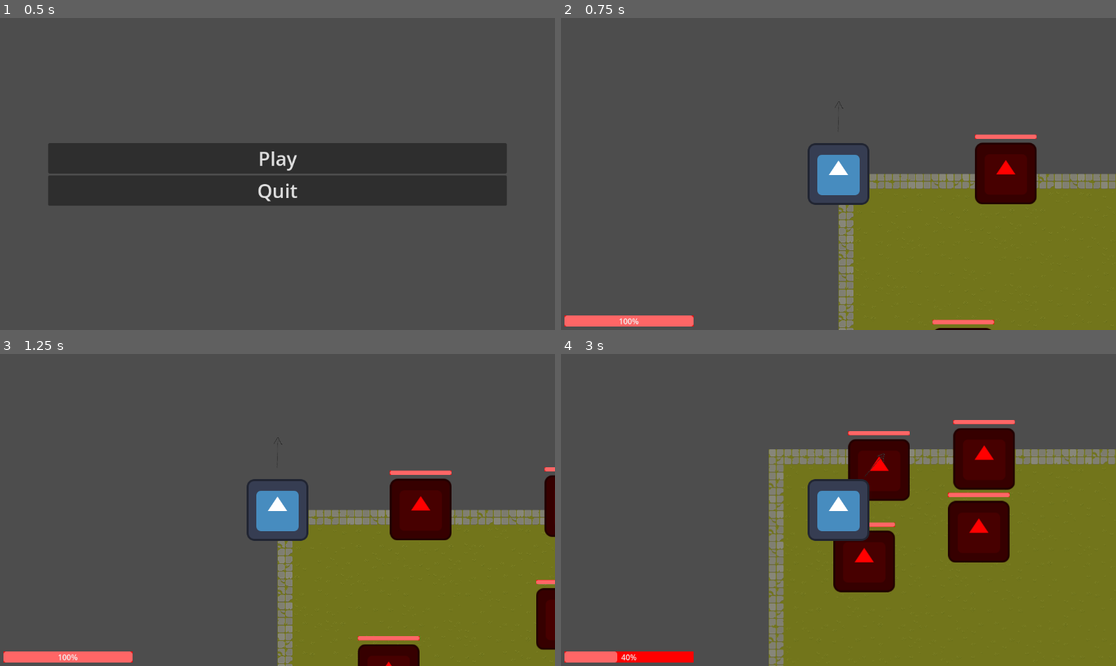
Above: before the commit, frames 1-4 (two rows, left to right).
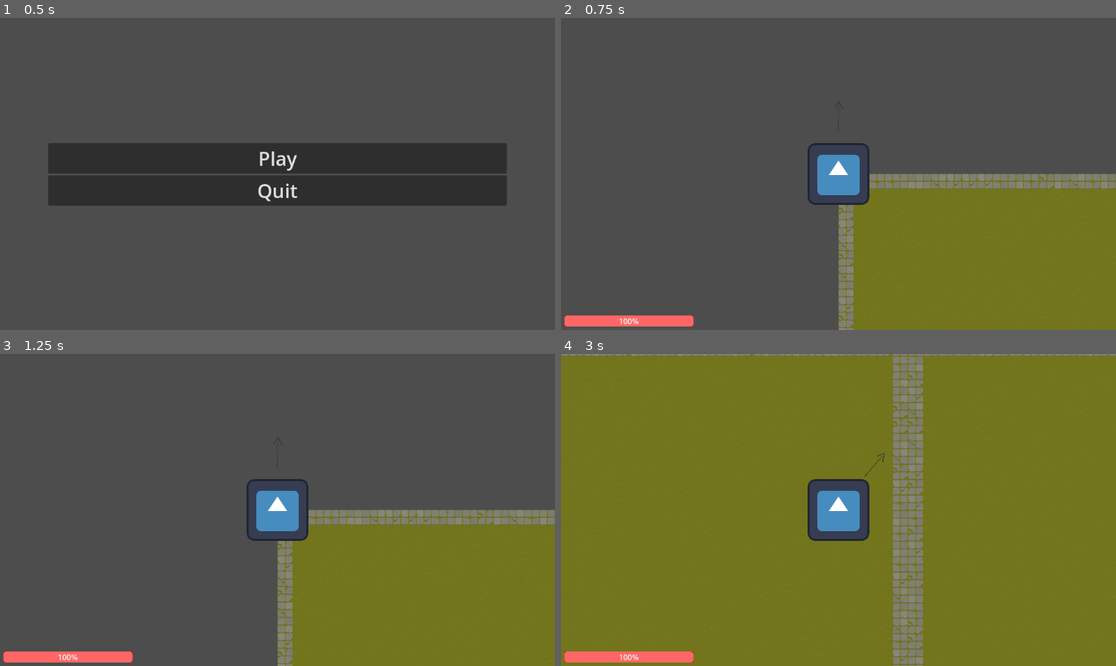
Above: after the commit, the same moments.

Repository: TryHardPotat/FYP_2
Game: Godot game, scene res://start_menu.tscn
Same seed, same stepped clock (60 frames per second), same inputs: the game is played once before the commit and once after it. The engine's default icon, where the game draws it, is replaced by a stand-in: a white triangle on a blue panel in a dark square.
Inputs (mouse positions are in pixels of both pictures, inside the frame that each line leads up to):
- Up to frame 1 (0.5 s): no input
- Up to frame 2 (0.75 s): click "Play" at 0.5 s
- Up to frame 3 (1.25 s): no input
- Up to frame 4 (3 s): move the mouse to (960, 494) at 1.27 s; hold D (move_right) 1.28-2.03 s; tap Shift (dash) at 1.35, 2.85 s; move the mouse to (727, 525) at 2.02 s; hold S (move_down) 2.03-2.78 s; tap Space (primary_attack) at 2.1 s; move the mouse to (894, 441) at 2.77 s; hold D (move_right) from 2.78 s (still down)

Frame 1 is identical in both runs. In frame 2, 2.6% of the frame differs, in the area x 66-86%, y 37-100%; in frame 3, 4.4%; in frame 4, 69%, in the area x 0-100%, y 0-100%.

Commit message:
Non-functioning spawn scene

Diff:
--- a/active_scene.tscn
+++ b/active_scene.tscn
@@ -1,29 +1,13 @@
 [gd_scene load_steps=5 format=3 uid="uid://dp2xvh7q3nltd"]
 
+[ext_resource type="PackedScene" uid="uid://bwljgivopd1yw" path="res://spawner.tscn" id="1_befqd"]
 [ext_resource type="PackedScene" uid="uid://byjobqop50cew" path="res://scenes/entities/warrior.tscn" id="1_hciqs"]
-[ext_resource type="PackedScene" uid="uid://deq5qgy4siawj" path="res://scenes/entities/rat.tscn" id="2_7kere"]
 [ext_resource type="Script" path="res://dungeon_generator.gd" id="3_onls7"]
 [ext_resource type="PackedScene" uid="uid://b4ge8rotac0uo" path="res://scenes/rooms/room_1.tscn" id="4_n084y"]
 
 [node name="ActiveScene" type="Node2D"]
 
-[node name="Enemies" type="Node2D" parent="."]
-
-[node name="Rat" parent="Enemies" node_paths=PackedStringArray("player") instance=ExtResource("2_7kere")]
-position = Vector2(364, -1)
-player = NodePath("../../Warrior")
-
-[node name="Rat2" parent="Enemies" node_paths=PackedStringArray("player") instance=ExtResource("2_7kere")]
-position = Vector2(685, -9)
-player = NodePath("../../Warrior")
-
-[node name="Rat3" parent="Enemies" node_paths=PackedStringArray("player") instance=ExtResource("2_7kere")]
-position = Vector2(268, 398)
-player = NodePath("../../Warrior")
-
-[node name="Rat4" parent="Enemies" node_paths=PackedStringArray("player") instance=ExtResource("2_7kere")]
-position = Vector2(663, 250)
-player = NodePath("../../Warrior")
+[node name="Spawner" parent="." instance=ExtResource("1_befqd")]
 
 [node name="Warrior" parent="." instance=ExtResource("1_hciqs")]
 
--- /dev/null
+++ b/spawn_info.gd
@@ -0,0 +1,10 @@
+extends Resource
+class_name Spawn_Info
+
+@export var time_start: int = 0
+@export var time_end: int = 0
+@export var enemy_spawn_delay: int = 0
+@export var enemy_no: int = 1
+@export var enemy: Resource
+
+var spawn_delay_counter: int = 0
--- /dev/null
+++ b/spawner.gd
@@ -0,0 +1,52 @@
+extends Node2D
+
+@export var spawn_table : Array[Spawn_Info] = []
+
+@onready var player = get_tree().get_first_node_in_group("Warrior")
+
+var time = 0
+
+func _on_timer_timeout():
+	time += 1
+	var enemy_spawns = spawn_table
+	for i in enemy_spawns:
+		if time >= i.time_start and time <= i.time_end:
+			if i.spawn_delay_counter < i.enemy_spawn_delay:
+				i.spawn_delay_counter += 1
+			else:
+				i.spawn_delay_counter = 0
+				var new_enemy_scene = load(i.enemy.resource_path)
+				var counter = 0
+				while counter < i.enemy_no:
+					var enemy_spawn = new_enemy_scene.instantiate()
+					enemy_spawn.global_position = get_random_position()
+					add_child(enemy_spawn)
+					counter += 1
+
+func get_random_position():
+	var viewportrect = get_viewport_rect().size * randf_range(1.1,1.4)
+	var top_left = Vector2(player.global_position.x - viewportrect.x/2, player.global_position.y - viewportrect.y/2)
+	var top_right = Vector2(player.global_position.x + viewportrect.x/2, player.global_position.y - viewportrect.y/2)
+	var bottom_left = Vector2(player.global_position.x - viewportrect.x/2, player.global_position.y + viewportrect.y/2)
+	var bottom_right = Vector2(player.global_position.x + viewportrect.x/2, player.global_position.y + viewportrect.y/2)
+	var pos_side = ["up", "down", "right", "left"].pick_random()
+	var spawn_pos1 = Vector2.ZERO
+	var spawn_pos2 = Vector2.ZERO
+
+	match pos_side:
+		"up":
+			spawn_pos1 = top_left
+			spawn_pos2 = top_right
+		"down":
+			spawn_pos1 = bottom_left
+			spawn_pos2 = bottom_right
+		"right":
+			spawn_pos1 = top_right
+			spawn_pos2 = bottom_right
+		"left":
+			spawn_pos1 = top_left
+			spawn_pos2 = bottom_left
+
+	var x_spawn = randf_range(spawn_pos1.x, spawn_pos2.x)
+	var y_spawn = randf_range(spawn_pos1.y, spawn_pos2.y)
+	return Vector2(x_spawn, y_spawn)
--- /dev/null
+++ b/spawner.tscn
@@ -0,0 +1,22 @@
+[gd_scene load_steps=5 format=3 uid="uid://bwljgivopd1yw"]
+
+[ext_resource type="Script" path="res://spawner.gd" id="1_3vh67"]
+[ext_resource type="Script" path="res://spawn_info.gd" id="2_merym"]
+[ext_resource type="Script" path="res://scenes/entities/rat.gd" id="3_16k33"]
+
+[sub_resource type="Resource" id="Resource_hwj4f"]
+script = ExtResource("2_merym")
+time_start = 0
+time_end = 60
+enemy_spawn_delay = 5
+enemy_no = 5
+enemy = ExtResource("3_16k33")
+
+[node name="Spawner" type="Node2D"]
+script = ExtResource("1_3vh67")
+spawn_table = Array[ExtResource("2_merym")]([SubResource("Resource_hwj4f")])
+
+[node name="Timer" type="Timer" parent="."]
+autostart = true
+
+[connection signal="timeout" from="Timer" to="." method="_on_timer_timeout"]
